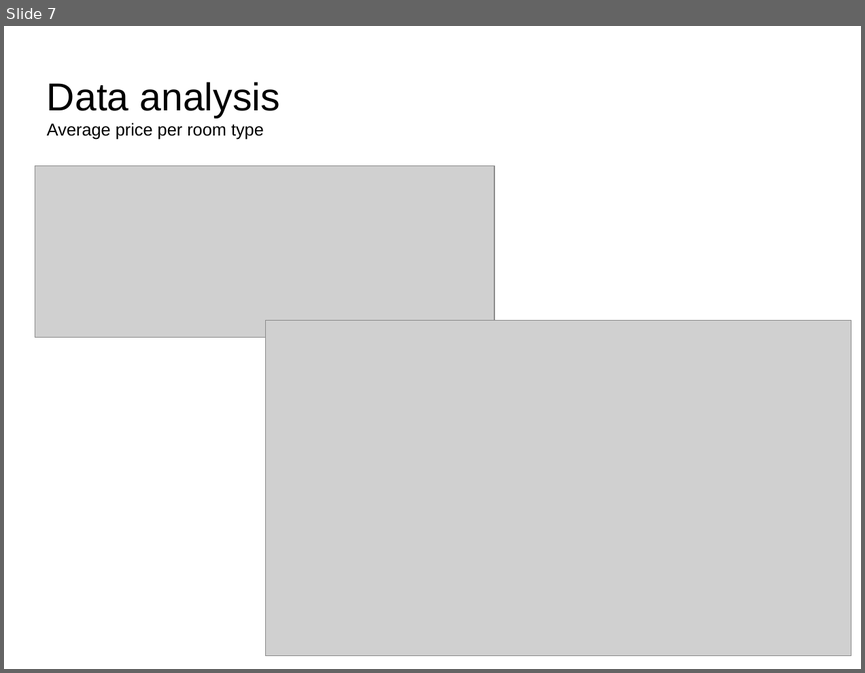
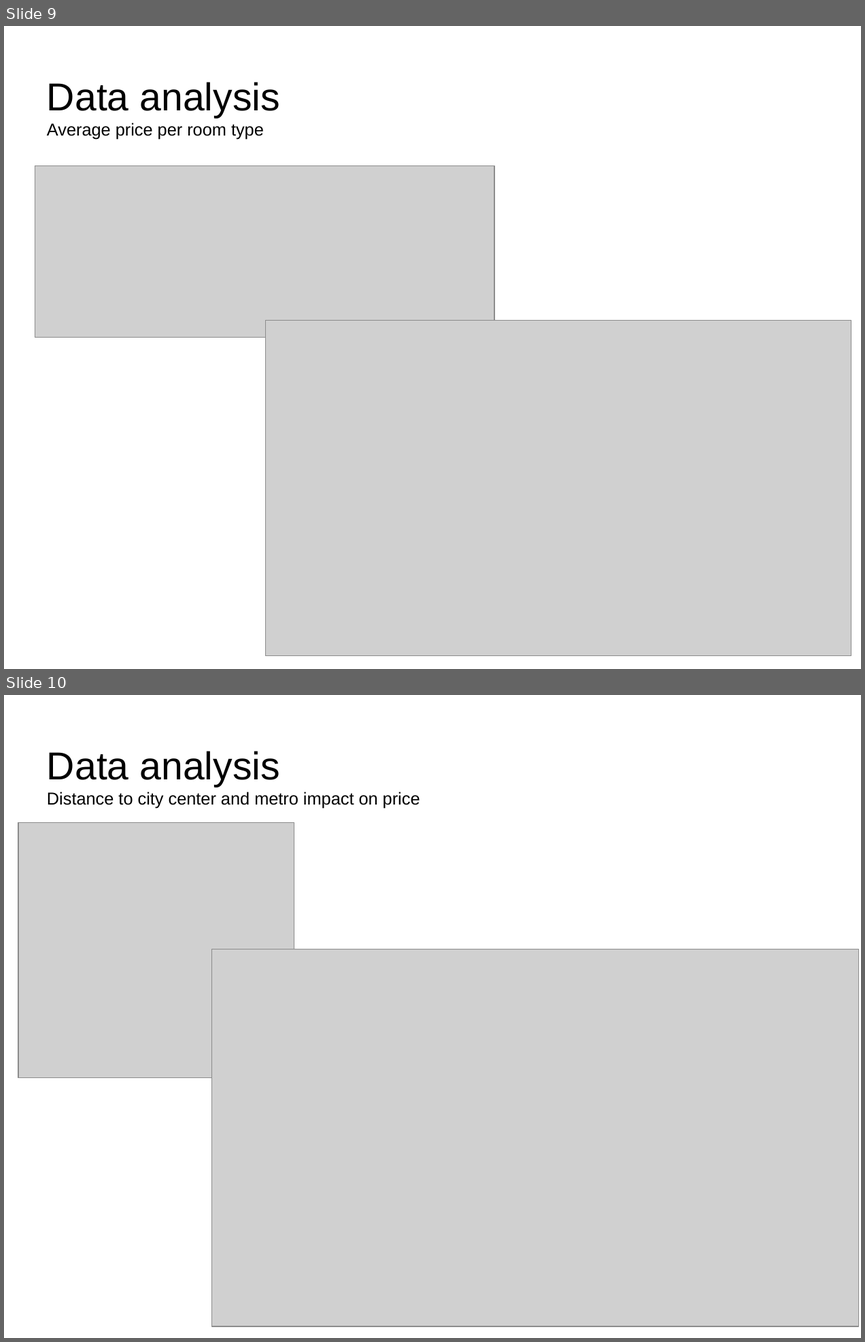
Before and after one commit to IngaGS/SheGoesTech_FinalProject, a slide deck: Final Project.odp. Shown one above the other, each under a label of ours: slide 7 before the commit, slides 9 and 10 after it. The pictures are 865x673 and 865x1342 pixels, drawn with LibreOffice and Linux fonts; fonts in the diff are those of the drawing; grey boxes stand for pictures; background and template pictures are left out. Boxes give left, top, right and bottom in pixels: in the first picture for what was removed or moved away, otherwise in the second. Text is boxed around its words. In the diff, an @@ line names an element or a change of style, - is before the commit and + after.

```diff
--- a/Final Project.odp
+++ b/Final Project.odp
@@ slide 10 added at (x1=4, y1=695, x2=861, y2=1338), background #FFFFFF @@
@@ title added at (x1=47, y1=751, x2=420, y2=808), 16 pt, text #000000 @@
+Data analysis
+Distance to city center and metro impact on price
@@ picture added at (x1=18, y1=823, x2=294, y2=1078) @@
@@ picture added at (x1=211, y1=949, x2=859, y2=1326) @@
@@ what was slide 7 is now slide 9 @@
```
Also in this commit, not shown: 2 slides changed, 5 other slides added, 21 other files.
